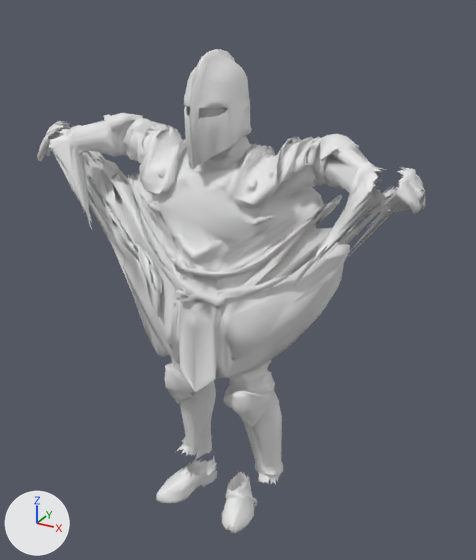
An edit to the glTF model src/assets/source/loot/knight.glb, drawn before and after from the same camera.
Camera for both pictures: a 50 mm camera at (1.157, -1.857, 1.97) aimed at (0.082, 0.099, 0.992). The lights are fixed; the arrows at lower left show +X, +Y and +Z. The picture after the commit comes second. Where no turn or scale is listed for an object, it has been applied to the vertices. Vertices at exactly the same position are counted once.

Objects in the first picture: 'knight_arms', 'knight_body', 'knight_boots', 'knight_gloves', 'knight_greaves', 'knight_helmet'.
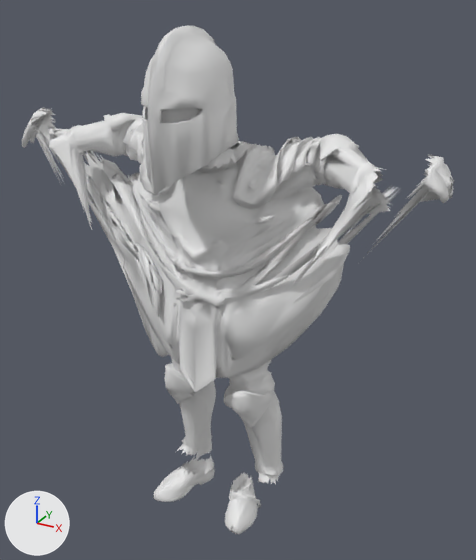
Edits to the bpy script that builds the scene:
```text
Change me_knight_boots:
    used by ob_knight_boots; location = (0.0, 0.0, 0.0)
    remove me_knight_boots.from_pydata(...)  # 503 vertices, 866 faces; spans x -0.216..0.208, y -0.121..0.164, z -0.012..0.104
    add me_knight_boots.from_pydata(...)  # 503 vertices, 866 faces; spans x -0.231..0.222, y -0.121..0.165, z -0.011..0.105
    me_knight_boots part 1: the loose piece of 116 vertices spanning x -0.216..-0.045, y -0.12..0.164, z -0.009..0.1 is moved by (-0.014, 0.001, 0.001)
    me_knight_boots part 2: the loose piece of 112 vertices spanning x -0.212..-0.048, y -0.117..0.162, z -0.005..0.101 is moved by (-0.014, 0.001, 0.001)
    me_knight_boots part 3: the loose piece of 139 vertices spanning x 0.045..0.208, y -0.12..0.164, z -0.012..0.104 is moved by (0.014, 0.001, 0.001)
    me_knight_boots part 4: the loose piece of 136 vertices spanning x 0.048..0.203, y -0.121..0.16, z -0.008..0.101 is moved by (0.014, 0.001, 0.001)
Change me_knight_gloves:
    used by ob_knight_gloves; location = (0.0, 0.0, 0.0)
    remove me_knight_gloves.from_pydata(...)  # 585 vertices, 904 faces; spans x -0.79..0.73, y -0.03..0.23, z 1.07..1.51
    add me_knight_gloves.from_pydata(...)  # 586 vertices, 905 faces; spans x -0.87..0.81, y -0.03..0.24, z 1.12..1.56
    me_knight_gloves part 5: the loose piece of 126 vertices spanning x -0.74..-0.54, y -0.03..0.1, z 1.25..1.51 is copied, and the copy is moved by (-0.08, 0.0, 0.04); it spans x -0.81..-0.62, y -0.03..0.1, z 1.29..1.56
    me_knight_gloves part 6: the loose piece of 128 vertices spanning x 0.49..0.73, y -0.01..0.12, z 1.14..1.49 is moved by (0.08, 0.0, 0.04)
    me_knight_gloves part 7: the loose piece of 114 vertices spanning x 0.51..0.73, y -0.01..0.12, z 1.18..1.48 is moved by (0.08, 0.0, 0.04)
    me_knight_gloves part 8: the loose piece of 110 vertices spanning x -0.79..-0.48, y 0.07..0.23, z 1.07..1.41 is rebuilt with 111 vertices and now spans x -0.87..-0.54, y 0.07..0.24, z 1.12..1.46
    me_knight_gloves part 9: the loose piece of 107 vertices spanning x -0.73..-0.53, y -0.03..0.09, z 1.23..1.51 is deleted
    me_knight_gloves part 10: 125 vertices removed from x -0.74..-0.54, y -0.03..0.1, z 1.25..1.51; 106 vertices added at x -0.81..-0.61, y -0.03..0.09, z 1.28..1.55
Change me_knight_helmet:
    used by ob_knight_helmet; location = (0.0, 0.0, 0.0)
    remove me_knight_helmet.from_pydata(...)  # 901 vertices, 1789 faces; spans x -0.101..0.105, y -0.065..0.265, z 1.434..1.794
    add me_knight_helmet.from_pydata(...)  # 901 vertices, 1789 faces; spans x -0.135..0.137, y -0.285..0.149, z 1.4..1.873
    me_knight_helmet part 11: the whole mesh is multiplied about its middle by the matrix ((1.316, 0.0, 0.0), (0.0, 1.316, 0.0), (0.0, 0.0, 1.316)), then moved by (-0.001, -0.168, 0.022)
```

Boxes [x1, y1, x2, y2] around the edits, measured in the pictures (476 x 560 px; the box of a moved part takes in the faces that stretch with it):
'knight_helmet', reshaped (43% wider, 41% taller): before [184, 49, 252, 169]; after [141, 25, 239, 195]
'knight_gloves', reshaped (11% wider): before [38, 121, 426, 260]; after [22, 108, 454, 253]
'knight_boots', reshaped: before [156, 456, 258, 533]; after [153, 456, 261, 534]
part 1 of me_knight_boots, moved or reshaped: before [156, 456, 217, 503]; after [153, 456, 215, 502]
part 2 of me_knight_boots, moved or reshaped: before [180, 460, 216, 480]; after [177, 458, 214, 479]
part 3 of me_knight_boots, moved or reshaped: before [222, 473, 258, 533]; after [225, 473, 261, 534]
part 4 of me_knight_boots, moved or reshaped: before [228, 472, 249, 533]; after [231, 473, 252, 534]
part 5 of me_knight_gloves, added: after [22, 108, 64, 178]
part 6 of me_knight_gloves, moved or reshaped: before [344, 166, 426, 260]; after [367, 154, 454, 253]
part 7 of me_knight_gloves, moved or reshaped: before [348, 168, 425, 255]; after [373, 156, 453, 244]
part 8 of me_knight_gloves, rebuilt: before [82, 151, 104, 166]; after [48, 128, 99, 205]
part 9 of me_knight_gloves, deleted: before [46, 122, 78, 200]
part 10 of me_knight_gloves, moved or reshaped: before [38, 121, 71, 166]; after [30, 109, 64, 182]
